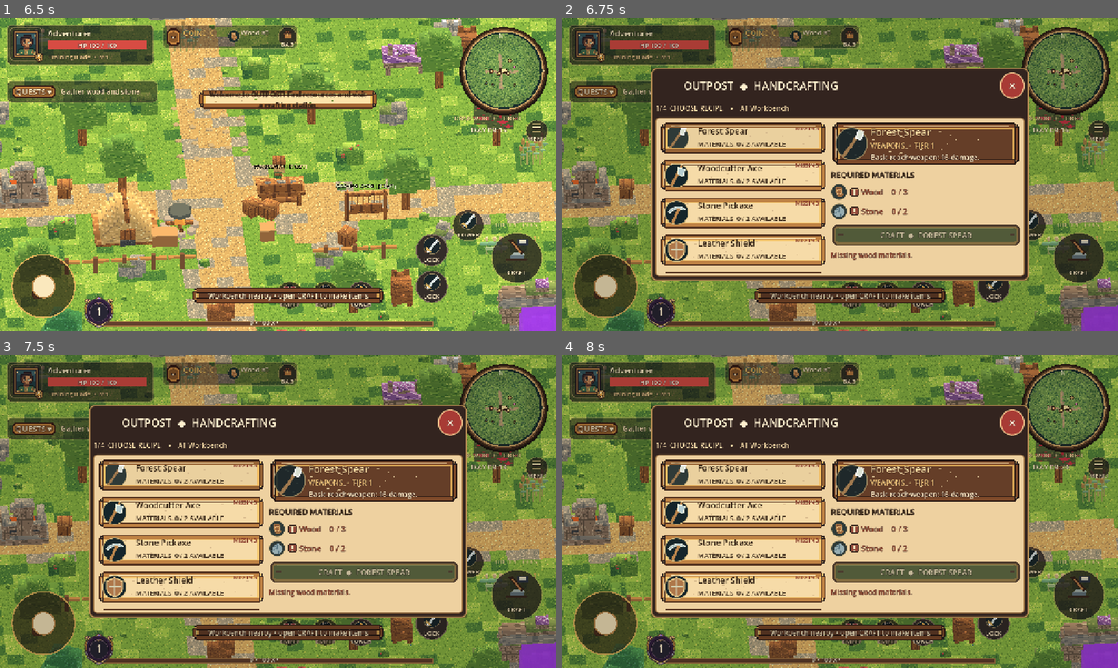
Above: before the commit, frames 1-4 (two rows, left to right).
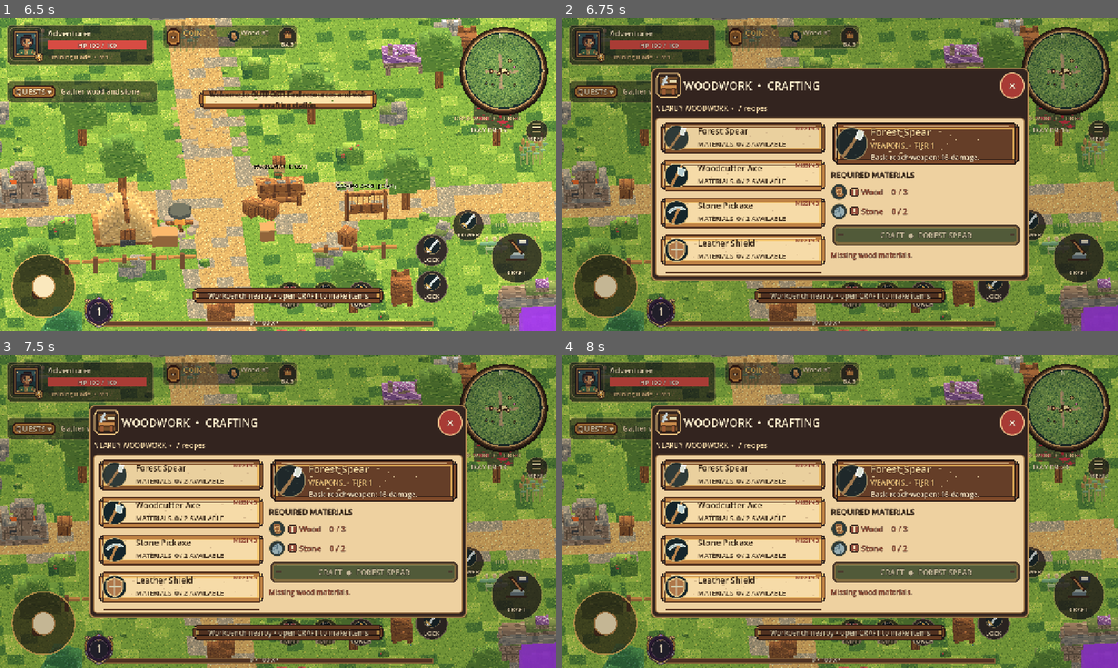
Above: after the commit, the same moments.

Repository: Smurfis/outpost-rpg
Game: Godot game, scene res://scenes/ui/company_splash.tscn
Two runs of this game, one before a commit and one after it. Both use one fixed random seed, a clock stepped at 60 frames per second and the inputs below.
Inputs (mouse positions are in pixels of both pictures, inside the frame that each line leads up to):
- Up to frame 1 (6.5 s): tap Enter at 0.5 s; move the mouse to (400, 158) at 0.52 s; hold D 0.53-1.25 s; tap G at 0.6 s; click (400, 158) at 0.67 s; tap Space at 0.77, 1.07 s; click (350, 193) at 1.27 s; type "12" at 1.35 s; click (278, 187) at 2 s; click (278, 187) at 2.75 s; click "SOLO • ENTER OUTPOST" at 3.5 s; drag from (166, 190) to (250, 237) at 4.27 s; move the mouse to (333, 105) at 5.02 s; hold D (outpost_right) 5.03-5.75 s; hold Q (outpost_camera_left) 5.03-5.75 s; click (333, 105) at 5.17 s; drag from (250, 237) to (111, 127) at 5.77 s
- Up to frame 2 (6.75 s): move the mouse to (1006, 221) at 6.52 s; hold A (outpost_left) from 6.53 s (still down); hold C (outpost_craft) from 6.53 s (still down); click (1006, 221) at 6.67 s
- Up to frame 3 (7.5 s): tap J (outpost_jump) at 6.77, 7.07 s; release A (outpost_left) at 7.25 s; release C (outpost_craft) at 7.25 s; click "Forest Spear" at 7.25 s
- Up to frame 4 (8 s): no input

Frame 1 is identical in both runs. In frame 2, 1.1% of the frame differs, in the area x 16-50%, y 17-43%; in frame 3, 1.1%; in frame 4, 1.1%.

Commit message:
feat(alpha): icon/title tied to interacted station, clean recipe pane and no opaque selection overlay

Diff:
--- a/scripts/menu.gd
+++ b/scripts/menu.gd
@@ -394,7 +394,6 @@
 	var browse: bool = current_page == "craft" and game.crafting.is_empty() and completed_id == ""
 	left_scroll.visible = current_page != "craft" or browse
 	right_scroll.visible = true
-	left_scroll.scroll_vertical = left_scroll.scroll_vertical
 	right_scroll.scroll_vertical = 0 if current_page == "craft" else right_scroll.scroll_vertical
 
 func _render_bag() -> void:
@@ -715,27 +714,35 @@
 		card.add_child(text_label)
 
 func _render_craft() -> void:
-	title.text = "OUTPOST  ◆  HANDCRAFTING"
-	var nearby: String = game.closest_station()
-	var stage_label: String = "1/4  CHOOSE RECIPE"
+	# This screen belongs to exactly ONE station, chosen by world proximity
+	# (or the active crafting job). No wood/forge/loom/campfire/enchant tabs.
+	var station: String = selected_station
+	station_badge.visible = station_names.has(station)
+	if station_badge.visible:
+		station_badge.texture = load("res://assets/ui/icons/station_" + station + ".svg") as Texture2D
+		title.text = str(station_names[station]) + "  •  CRAFTING"
+	else:
+		station_badge.texture = null
+		title.text = "CRAFTING STATION"
+	if station.is_empty():
+		subtitle.text = "Move closer to a crafting station to see its items."
+		recipes_list.add_child(_label("No crafting station nearby.", 18, SKIN.INK))
+		details.add_child(_label("Use INTERACT beside a workbench, forge, loom, campfire or enchanting table.", 18, SKIN.INK))
+		return
+	var count: int = 0
+	for candidate in game.recipes:
+		if str(candidate.get("station", "workbench")) == station:
+			count += 1
 	if not game.crafting.is_empty():
-		stage_label = "3/4  WORK STATION"
+		subtitle.text = "WORK IN PROGRESS  •  " + str(station_names[station])
 	elif completed_id != "":
-		stage_label = "4/4  COMPLETE"
-	elif craft_step == "prepare":
-		stage_label = "2/4  PREPARE MATERIALS"
-	elif craft_step == "detail":
-		stage_label = "1/4  INSPECT ITEM"
-	_render_craft_steps()
-	subtitle.text = "%s    •    %s" % [stage_label, ("AT " + nearby.capitalize()) if nearby != "" else "BROWSE RECIPES FROM ANYWHERE"]
-	for station_id in ["workbench", "forge", "loom", "campfire", "enchanting"]:
-		var tab := Button.new()
-		tab.text = str(station_names[station_id])
-		tab.size_flags_horizontal = Control.SIZE_EXPAND_FILL
-		tab.disabled = not game.crafting.is_empty() and selected_station != station_id
-		SKIN.apply_button(tab, "wood_selected" if selected_station == station_id else "wood")
-		tab.pressed.connect(_station_change.bind(station_id))
-		station_tabs.add_child(tab)
+		subtitle.text = "ITEM COMPLETE  •  " + str(station_names[station])
+	else:
+		subtitle.text = "NEARBY " + str(station_names[station]) + "  •  %d recipes" % count
+	# Selection remains in sync with the interacted station even after moving
+	# between stations, and no recipe from another bench can leak through.
+	if selected_id.is_empty() or str(game._recipe_by_id(selected_id).get("station", "")) != station:
+		selected_id = _first_recipe(station)
 	for recipe in game.recipes:
 		if str(recipe.get("station", "workbench")) != selected_station:
 			continue
@@ -809,13 +816,8 @@
 		badge.anchor_top = 0.10
 		badge.anchor_bottom = 0.42
 		choose.add_child(badge)
-		if selected_id == id:
-			var selection_outline := Panel.new()
-			selection_outline.name = "SelectedRecipeBorder"
-			selection_outline.mouse_filter = Control.MOUSE_FILTER_IGNORE
-			selection_outline.add_theme_stylebox_override("panel", SKIN.box("wood_selected"))
-			choose.add_child(selection_outline)
-			selection_outline.set_anchors_and_offsets_preset(Control.PRESET_FULL_RECT)
+		# Selected recipe is already highlighted by its parchment surface.
+		# An extra full-card outline hid text and recreated opaque borders.
 	if not game.crafting.is_empty():
 		_render_work()
 	elif completed_id != "":
@@ -823,10 +825,7 @@
 	else:
 		if selected_id == "" or game._recipe_by_id(selected_id).is_empty() or str(game._recipe_by_id(selected_id).get("station", "")) != selected_station:
 			selected_id = _first_recipe(selected_station)
-		if craft_step == "prepare":
-			_render_prepare()
-		else:
-			_render_recipe()
+		_render_recipe() # One-step craft action; no ingredient-loading menu.
 
 func _craft_selected() -> void:
 	# Skip the extra Prepare/Load screens for ordinary station crafting:
